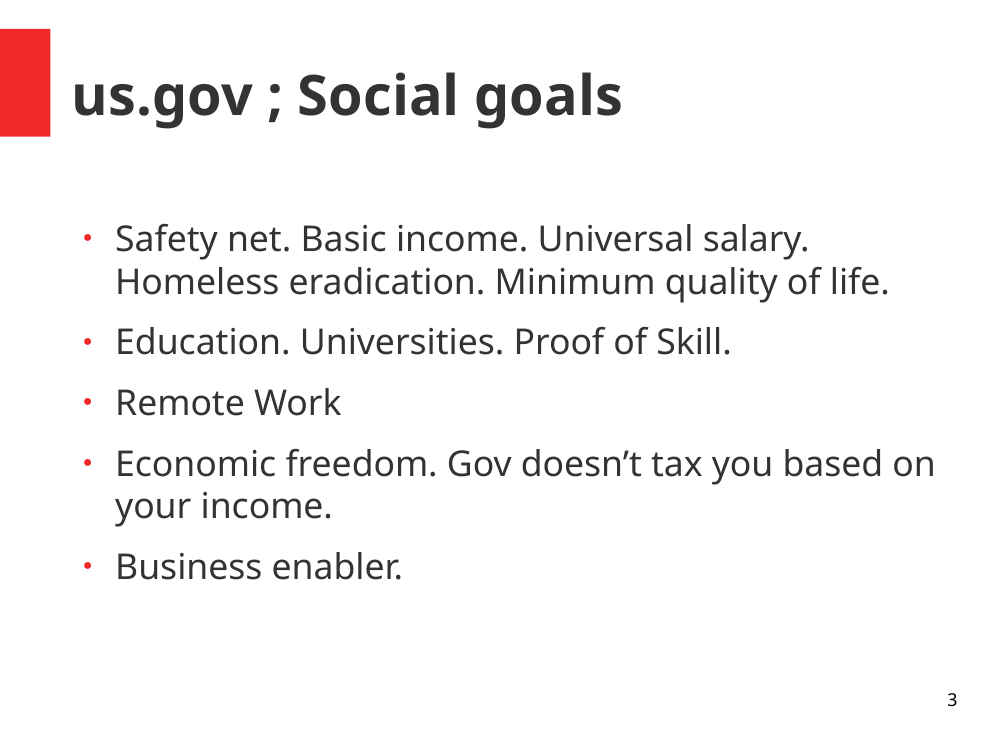
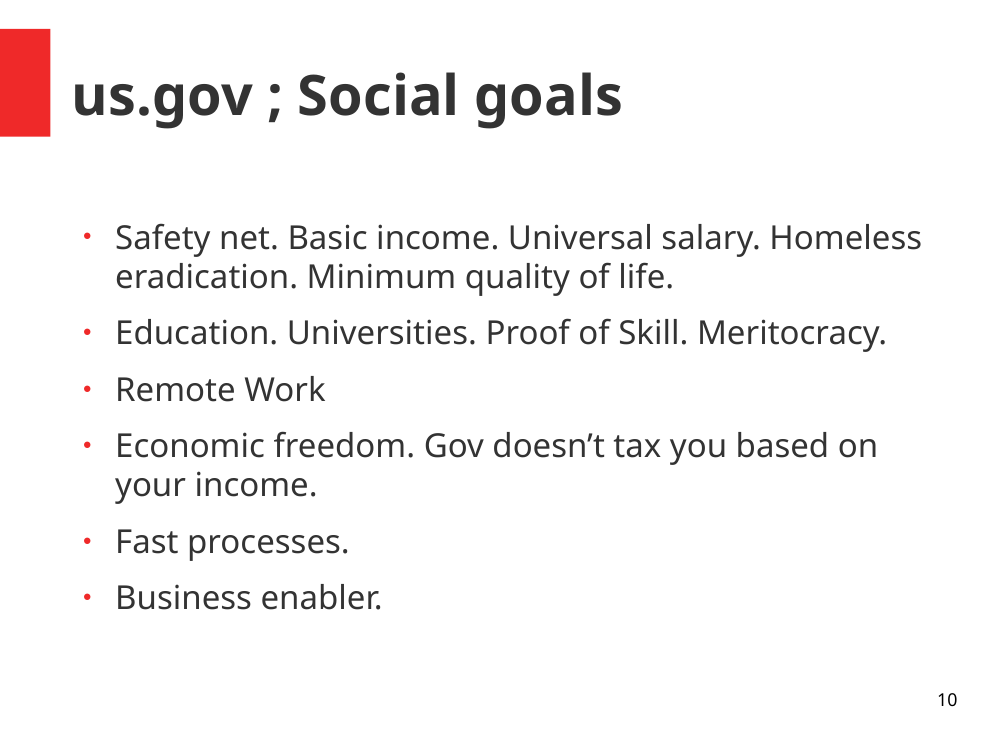
Before and after one commit to RedSkiesIO/ac-core-doc, a slide deck: slide 10 of us.gov.odp (slide 3 before the commit). Drawn at 1008x756 pixels with LibreOffice and Linux fonts; fonts in the diff are those of the drawing. Boxes give left, top, right and bottom in pixels: in the first picture for what was removed or moved away, otherwise in the second. Text is boxed around its words. In the diff, an @@ line names an element or a change of style, - is before the commit and + after.

```diff
--- a/us.gov.odp
+++ b/us.gov.odp
@@ text at [115, 223, 922, 610]: size 28 to 26 pt in "Safety net. Basic income. Universal salary. Homeless ...", "Remote Work", "Economic freedom. Gov doesn’t tax you based ...", "Business enabler."; less space between paragraphs @@
@@ text at [115, 318, 887, 352]: text changed; size 28 to 26 pt @@
-● Education. Universities. Proof of Skill.
+● Education. Universities. Proof of Skill. Meritocracy.
@@ text at [115, 529, 350, 561]: paragraph added @@
+● Fast processes.
@@ page number at [937, 693, 957, 706]: text changed @@
-3
+10
```
Also in this commit, not shown: 11 other slides changed, 17 slides added.
